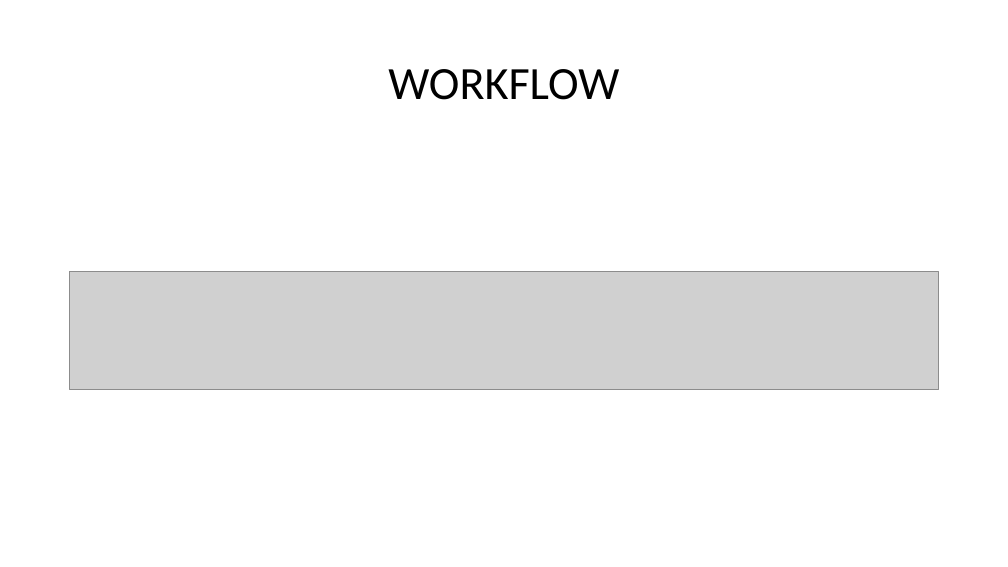
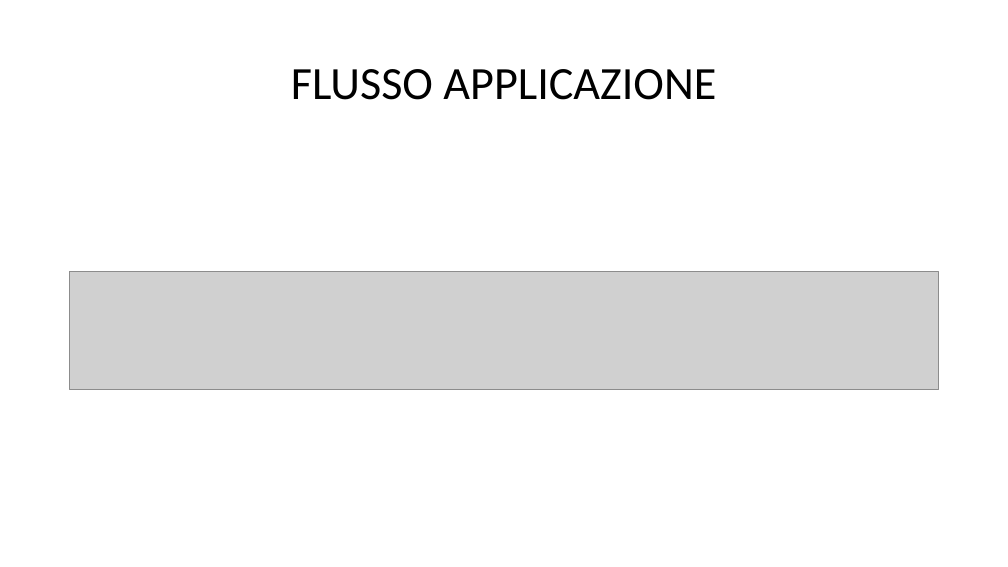
Before and after one commit to giuliobosco/progetto1, a slide deck: slide 6 of presentation/presentation.pptx. Drawn at 1008x567 pixels with LibreOffice and Linux fonts; fonts in the diff are those of the drawing; grey boxes stand for pictures. Boxes give left, top, right and bottom in pixels: in the first picture for what was removed or moved away, otherwise in the second. Text is boxed around its words. In the diff, an @@ line names an element or a change of style, - is before the commit and + after.

Commit message:
Fix doc

```diff
--- a/presentation/presentation.pptx
+++ b/presentation/presentation.pptx
@@ title at (291, 69, 716, 100): text changed @@
-WORKFLOW
+FLUSSO APPLICAZIONE
```
Also in this commit, not shown: 1 other slide changed.
